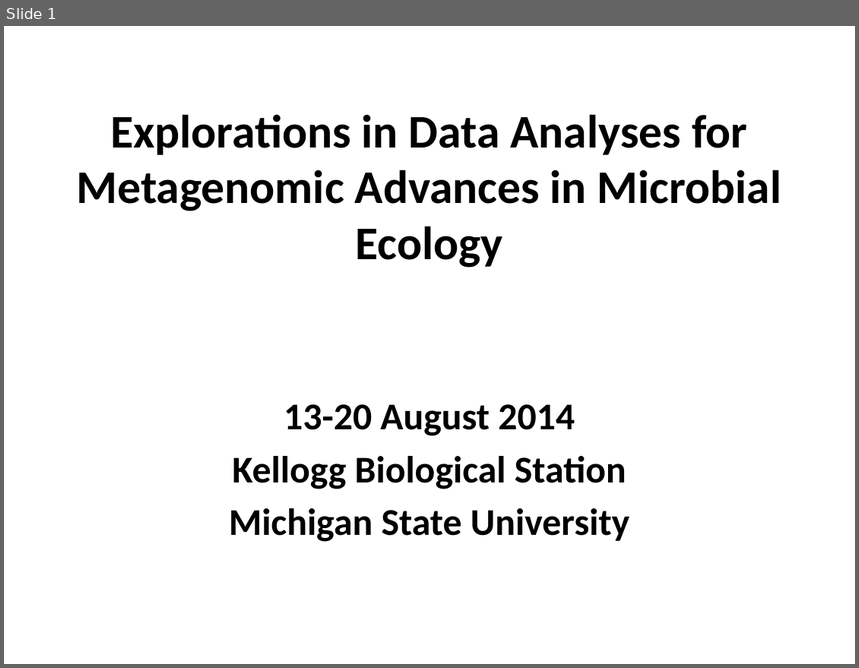
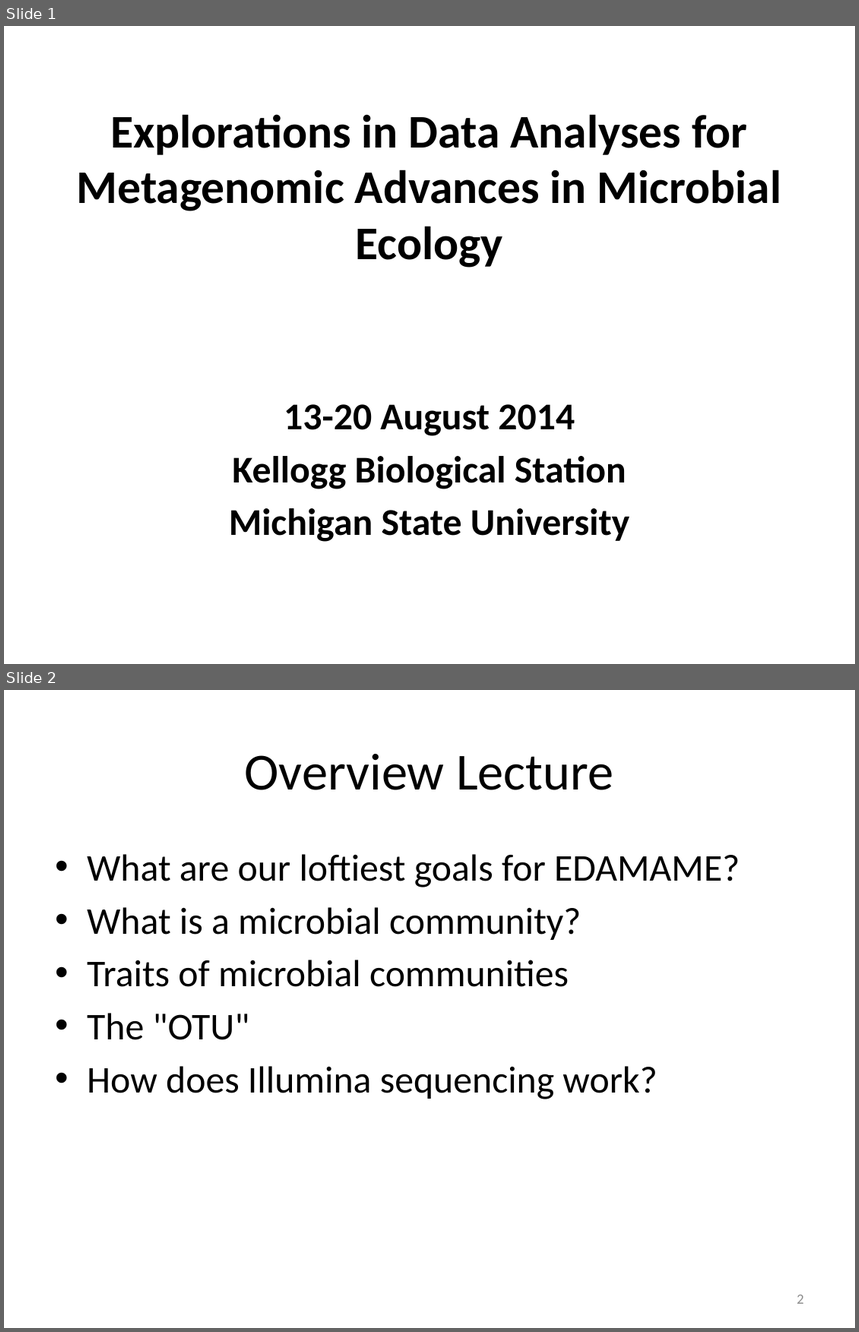
Before and after one commit to edamame-course/docs, a slide deck: _site/extra/Presentations/2014-08-13-PM_Ashley_Lecture1.pptx. Shown one above the other, each under a label of ours: slide 1 before the commit, slides 1 and 2 after it. The pictures are 859x668 and 859x1332 pixels, drawn with LibreOffice and Linux fonts; fonts in the diff are those of the drawing; background and template pictures are left out. Boxes give left, top, right and bottom in pixels: in the first picture for what was removed or moved away, otherwise in the second. Text is boxed around its words. In the diff, an @@ line names an element or a change of style, - is before the commit and + after.

```diff
--- a/_site/extra/Presentations/2014-08-13-PM_Ashley_Lecture1.pptx
+++ b/_site/extra/Presentations/2014-08-13-PM_Ashley_Lecture1.pptx
@@ slide 2 added at [4,690,855,1328], background #FFFFFF @@
@@ title added at [245,754,614,790], 44 pt, text #000000 @@
+Overview Lecture
@@ text added at [87,854,740,1100], 32 pt, text #000000 @@
+• What are our loftiest goals for EDAMAME?
+• What is a microbial community?
+• Traits of microbial communities
+• The "OTU"
+• How does Illumina sequencing work?
@@ page number added at [797,1295,804,1304], 12 pt, text #8C8C8C @@
+2
```
Also in this commit, not shown: 10 other slides added, 23 other files.
